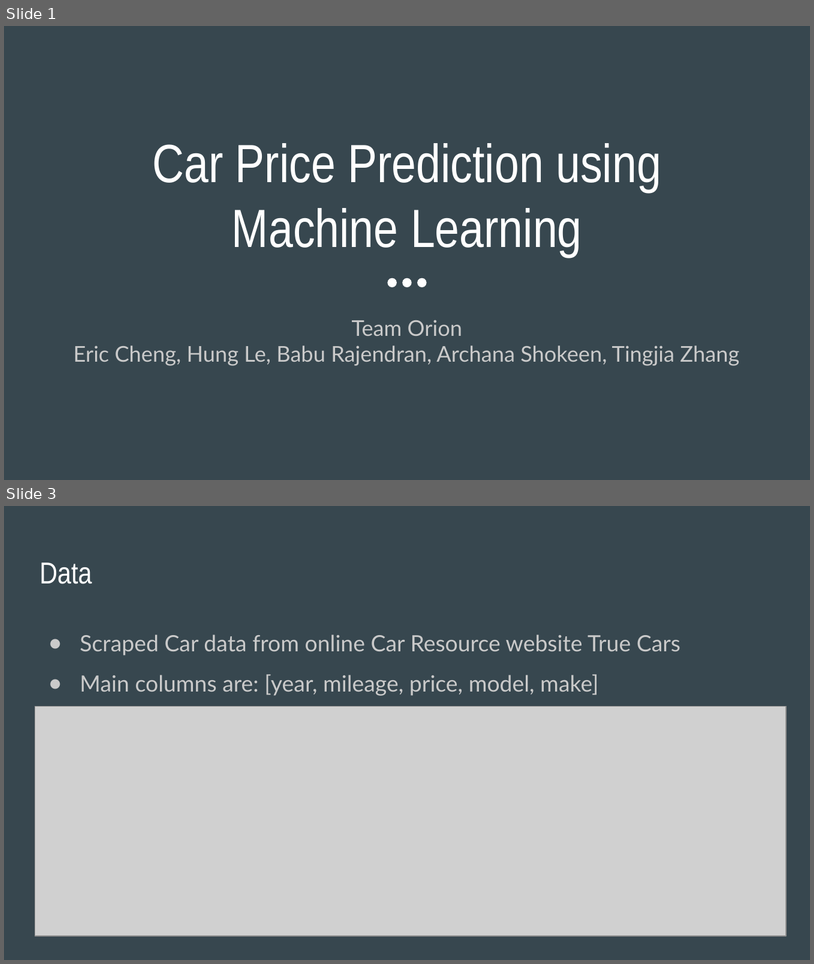
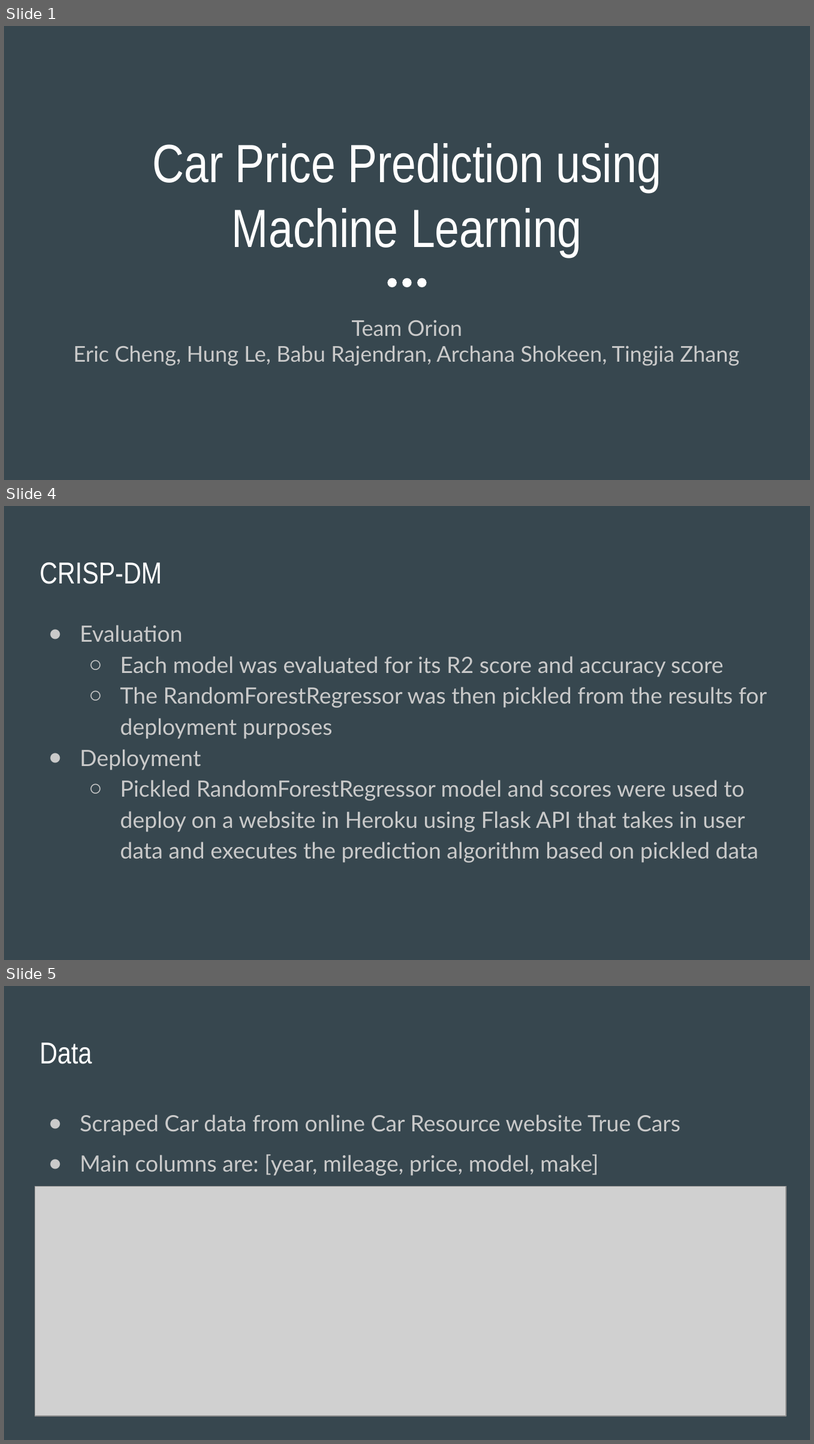
Before and after one commit to cmpe255-orion/car-price-prediction, a slide deck: documentation/Project Powerpoint.pptx. Shown one above the other, each under a label of ours: slides 1 and 3 before the commit, slides 1, 4 and 5 after it; the slides between them are not shown. The pictures are 814x964 and 814x1444 pixels, drawn with LibreOffice and Linux fonts; fonts in the diff are those of the drawing; grey boxes stand for pictures. Boxes give left, top, right and bottom in pixels: in the first picture for what was removed or moved away, otherwise in the second. Text is boxed around its words. In the diff, an @@ line names an element or a change of style, - is before the commit and + after.

```diff
--- a/documentation/Project Powerpoint.pptx
+++ b/documentation/Project Powerpoint.pptx
@@ slide 4 added at [4, 506, 810, 960], background #37474F @@
@@ title added at [39, 562, 162, 584], 27 pt, text #FFFFFF @@
+CRISP-DM
@@ text added at [80, 625, 767, 862], 20 pt, text #CACACA @@
+● Evaluation
+  ○ Each model was evaluated for its R2 score and accuracy score
+  ○ The RandomForestRegressor was then pickled from the results for deployment purposes
+● Deployment
+  ○ Pickled RandomForestRegressor model and scores were used to deploy on a website in Heroku using Flask API that takes in user data and executes the prediction algorithm based on pickled data
@@ what was slide 3 is now slide 5 @@
```
Also in this commit, not shown: 2 other slides added, 1 slide removed, 1 other file.
